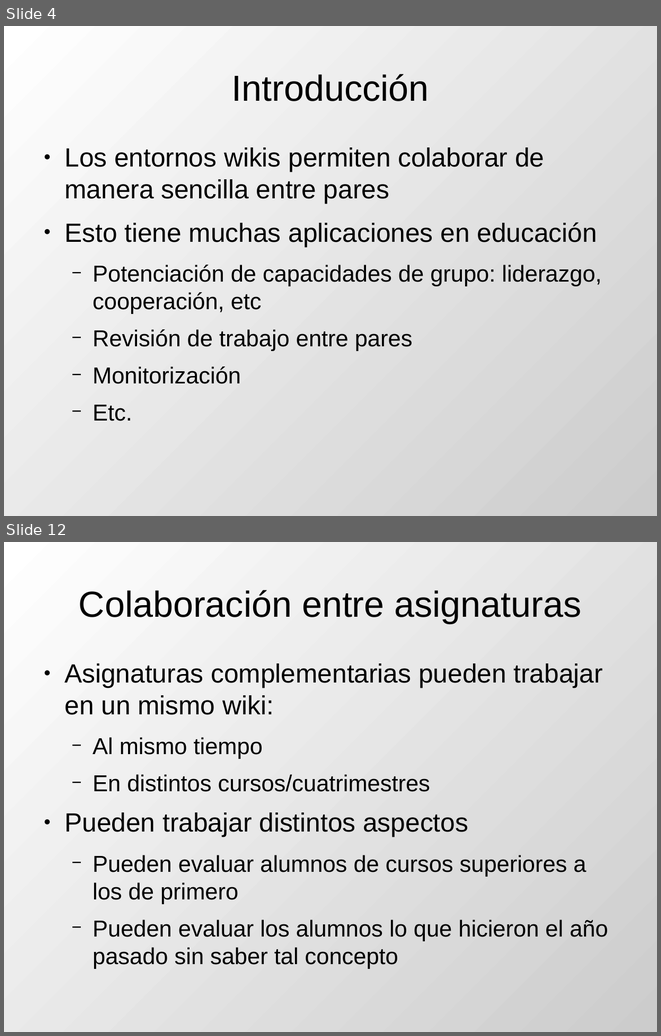
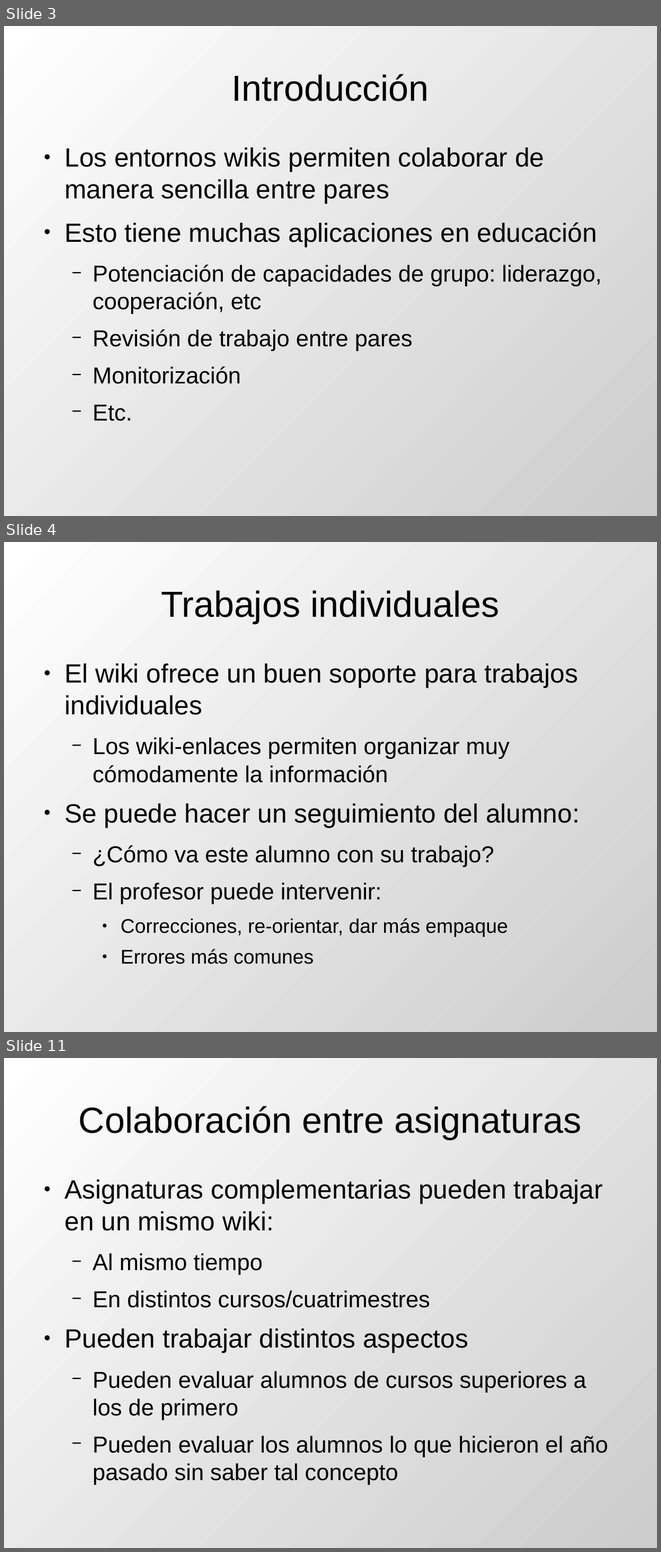
Before and after one commit to DrPantera/wikis4education, a slide deck: uca-2013_07/tema-2-WikisEnEducacion.odp. Shown one above the other, each under a label of ours: slides 4 and 12 before the commit, slides 3, 4 and 11 after it; the slides between them are not shown. The pictures are 661x1036 and 661x1552 pixels, drawn with LibreOffice and Linux fonts; fonts in the diff are those of the drawing. Boxes give left, top, right and bottom in pixels: in the first picture for what was removed or moved away, otherwise in the second. Text is boxed around its words. In the diff, an @@ line names an element or a change of style, - is before the commit and + after.

```diff
--- a/uca-2013_07/tema-2-WikisEnEducacion.odp
+++ b/uca-2013_07/tema-2-WikisEnEducacion.odp
@@ slide 4 added at [4,542,657,1032], background gradient #FFFFFF to #CCCCCC @@
@@ title added at [161,590,500,623], 44 pt, text #000000 @@
+Trabajos individuales
@@ text added at [64,663,580,964], 28 pt, text #000000 @@
+● El wiki ofrece un buen soporte para trabajos individuales
+  − Los wiki-enlaces permiten organizar muy cómodamente la información
+● Se puede hacer un seguimiento del alumno:
+  − ¿Cómo va este alumno con su trabajo?
+  − El profesor puede intervenir:
+    ● Correcciones, re-orientar, dar más empaque
+    ● Errores más comunes
@@ what was slide 4 is now slide 3 @@
@@ what was slide 12 is now slide 11 @@
```
Also in this commit, not shown: 3 slides changed, 6 other slides added, 7 slides removed, 4 other files.
